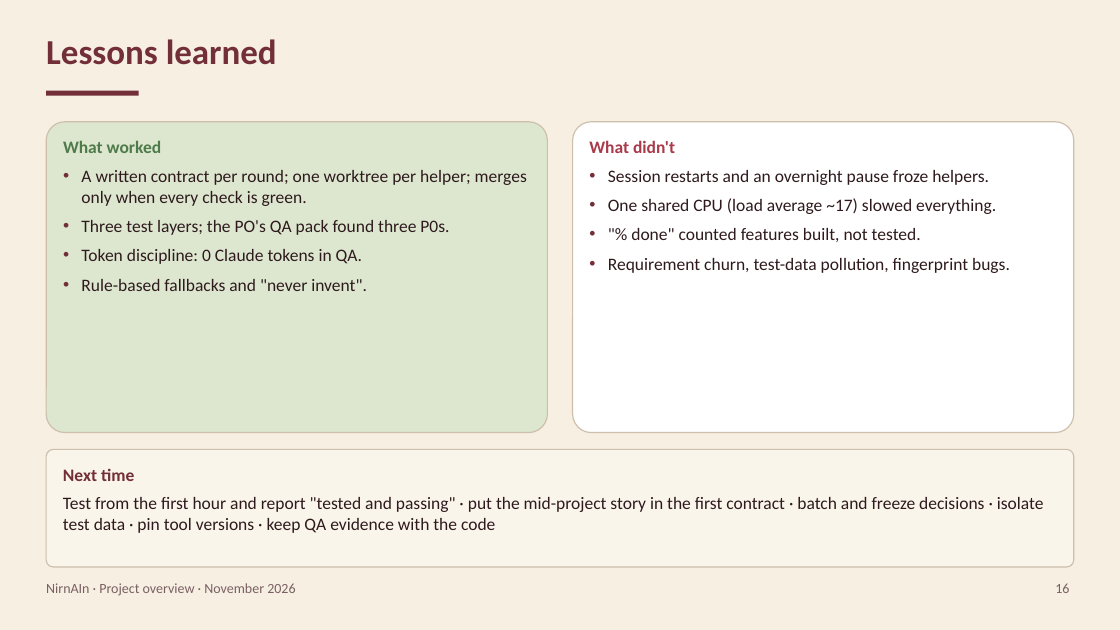
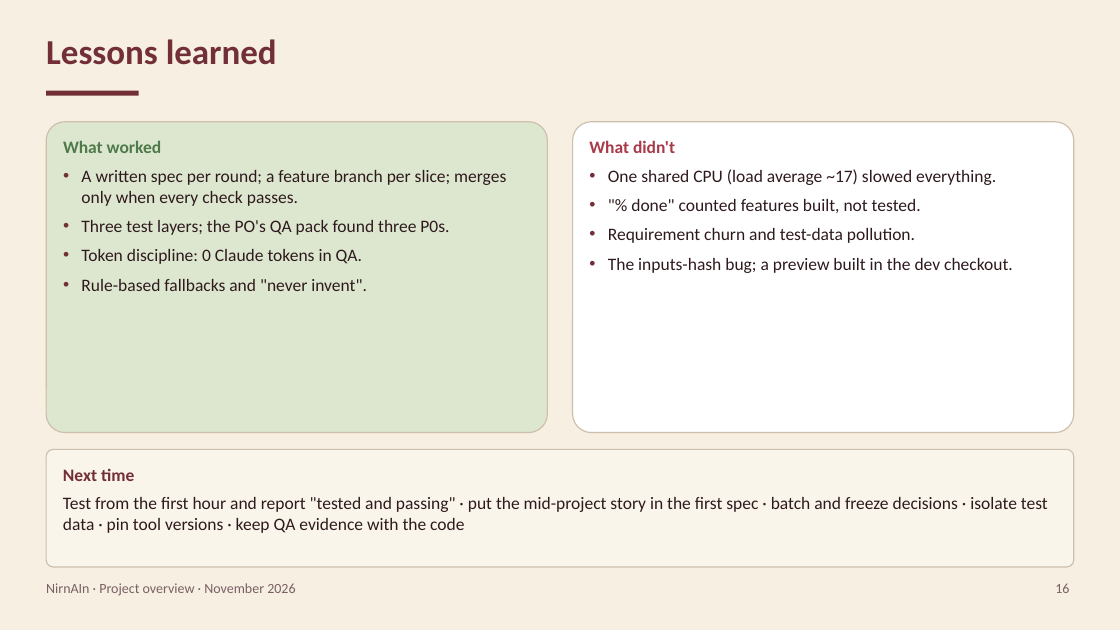
Before and after one commit to Dogiparthi-Sharada/NirnAIn, a slide deck: slide 16 of docs/project/NirnAIn_Project_Overview.pptx. Drawn at 1120x630 pixels with LibreOffice and Linux fonts; fonts in the diff are those of the drawing. Boxes give left, top, right and bottom in pixels: in the first picture for what was removed or moved away, otherwise in the second. Text is boxed around its words. In the diff, an @@ line names an element or a change of style, - is before the commit and + after.

Commit message:
docs: describe the team's process and rebuild the documentation package
Rewrite the package in team terms: written specifications per round,
feature branches merged only when every check passes, PO decisions, QA
rounds with the QA pack, code-standards sweeps and a live preview. The
final report gets a team timeline and an appendix of what is in the
repository; lessons learned keeps the engineering lessons; the GitHub
steps become "How the code is kept on GitHub". Every document now carries
the authors and the BAN 693 course line, and the deck and Word and text
files are rebuilt with their checks passing.

```diff
--- a/docs/project/NirnAIn_Project_Overview.pptx
+++ b/docs/project/NirnAIn_Project_Overview.pptx
@@ text at (81,170,506,206): text changed @@
-• A written contract per round; one worktree per helper; merges only when every check is green.
+• A written spec per round; a feature branch per slice; merges only when every check passes.
@@ text at (608,170,989,185): paragraph removed @@
-• Session restarts and an overnight pause froze helpers.
@@ text at (608,258,1013,273): text changed @@
-• Requirement churn, test-data pollution, fingerprint bugs.
+• Requirement churn and test-data pollution.
+• The inputs-hash bug; a preview built in the dev checkout.
@@ text at (63,497,1048,533): text changed @@
-Test from the first hour and report "tested and passing" · put the mid-project story in the first contract · batch and freeze decisions · isolate test data · pin tool versions · keep QA evidence with the code
+Test from the first hour and report "tested and passing" · put the mid-project story in the first spec · batch and freeze decisions · isolate test data · pin tool versions · keep QA evidence with the code
```
Also in this commit, not shown: 8 other slides changed, 14 other files.
